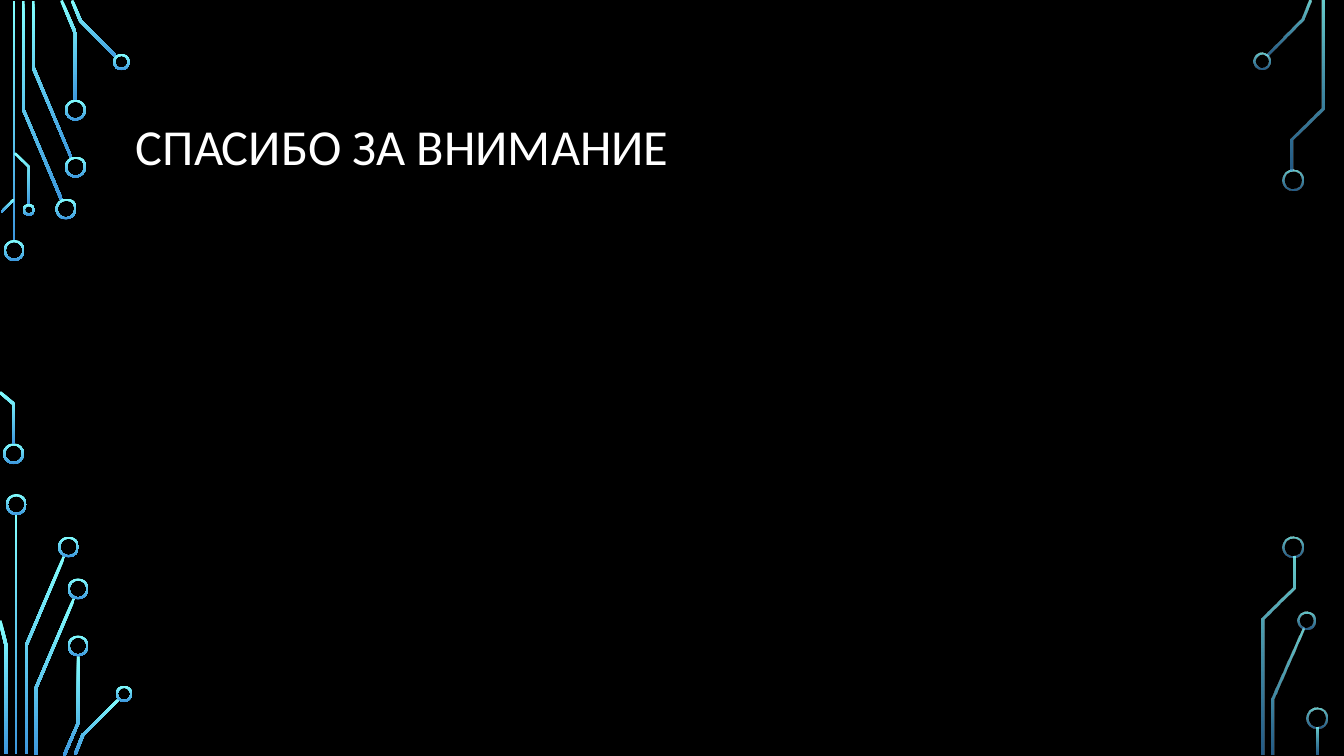
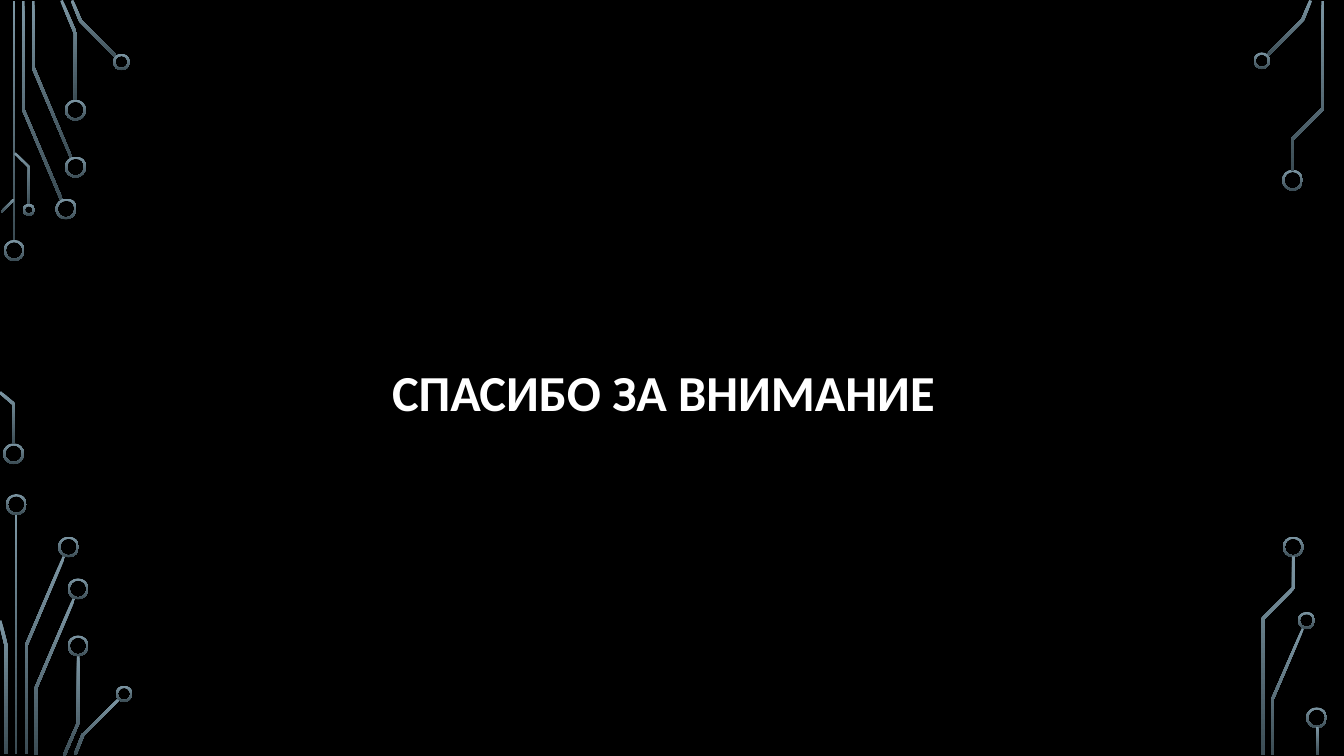
Before and after one commit to ALPause23/Diplom, a slide deck: slide 11 of Презентация.pptx. Drawn at 1344x756 pixels with LibreOffice and Linux fonts; fonts in the diff are those of the drawing; background and template pictures are left out. Boxes give left, top, right and bottom in pixels: in the first picture for what was removed or moved away, otherwise in the second. Text is boxed around its words. In the diff, an @@ line names an element or a change of style, - is before the commit and + after.

```diff
--- a/Презентация.pptx
+++ b/Презентация.pptx
@@ fill gradient #82FFFF to #3D97DE to gradient #7C96A3 to #3B4C54 in 36 elements at box(4, 240, 25, 261), box(3, 444, 24, 465), box(22, 1, 63, 201), box(55, 199, 77, 220), box(31, 1, 72, 158), box(60, 0, 78, 101), box(65, 156, 86, 177), box(65, 100, 86, 121), box(71, 0, 117, 58), box(113, 53, 131, 70), box(1, 199, 15, 213), box(0, 391, 15, 445), box(14, 152, 30, 205), box(22, 204, 34, 216), box(15, 514, 18, 755), box(24, 556, 65, 754), box(6, 494, 27, 515), box(0, 620, 7, 754), box(58, 536, 80, 558), box(34, 598, 76, 755), box(63, 655, 80, 756), box(68, 579, 89, 600), box(68, 635, 89, 656), box(74, 698, 120, 755), box(116, 686, 133, 702), box(1266, 0, 1313, 56), box(1253, 52, 1270, 70), box(1282, 169, 1304, 191), box(1271, 628, 1305, 755), box(1299, 612, 1316, 629), box(1292, 1, 1325, 171), box(1284, 536, 1305, 558), box(1261, 557, 1296, 755), box(1307, 708, 1328, 729), box(1317, 727, 1320, 755), box(12, 1, 15, 242) @@
@@ title "СПАСИБО ЗА ВНИМАНИЕ": place and size @@
-title "СПАСИБО ЗА ВНИМАНИЕ" at box(136, 132, 669, 166)
+title "СПАСИБО ЗА ВНИМАНИЕ" at box(392, 378, 934, 412)
@@ title "СПАСИБО ЗА ВНИМАНИЕ" at box(392, 378, 934, 412): bold on; alignment left to centre @@
```
Also in this commit, not shown: 10 other slides changed, 2 other files.
